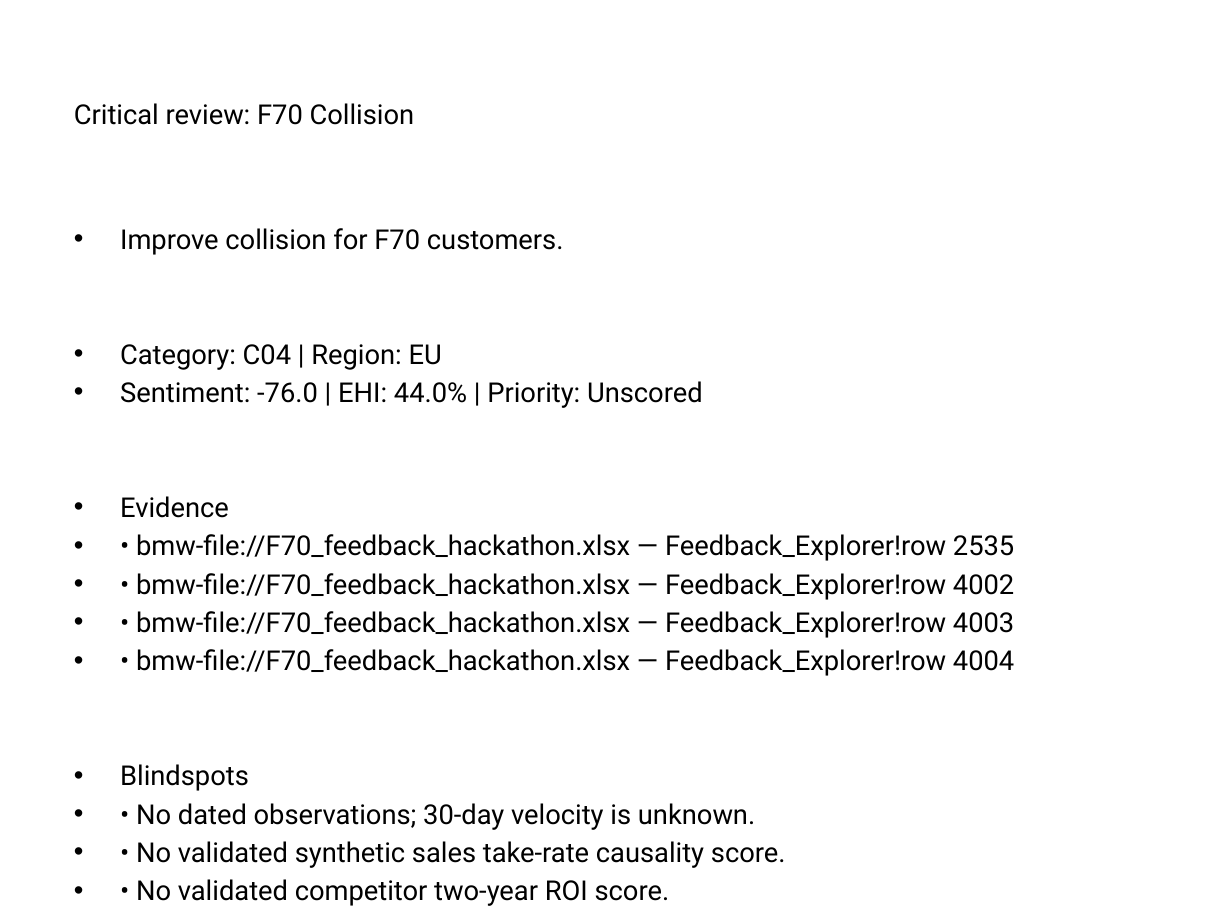
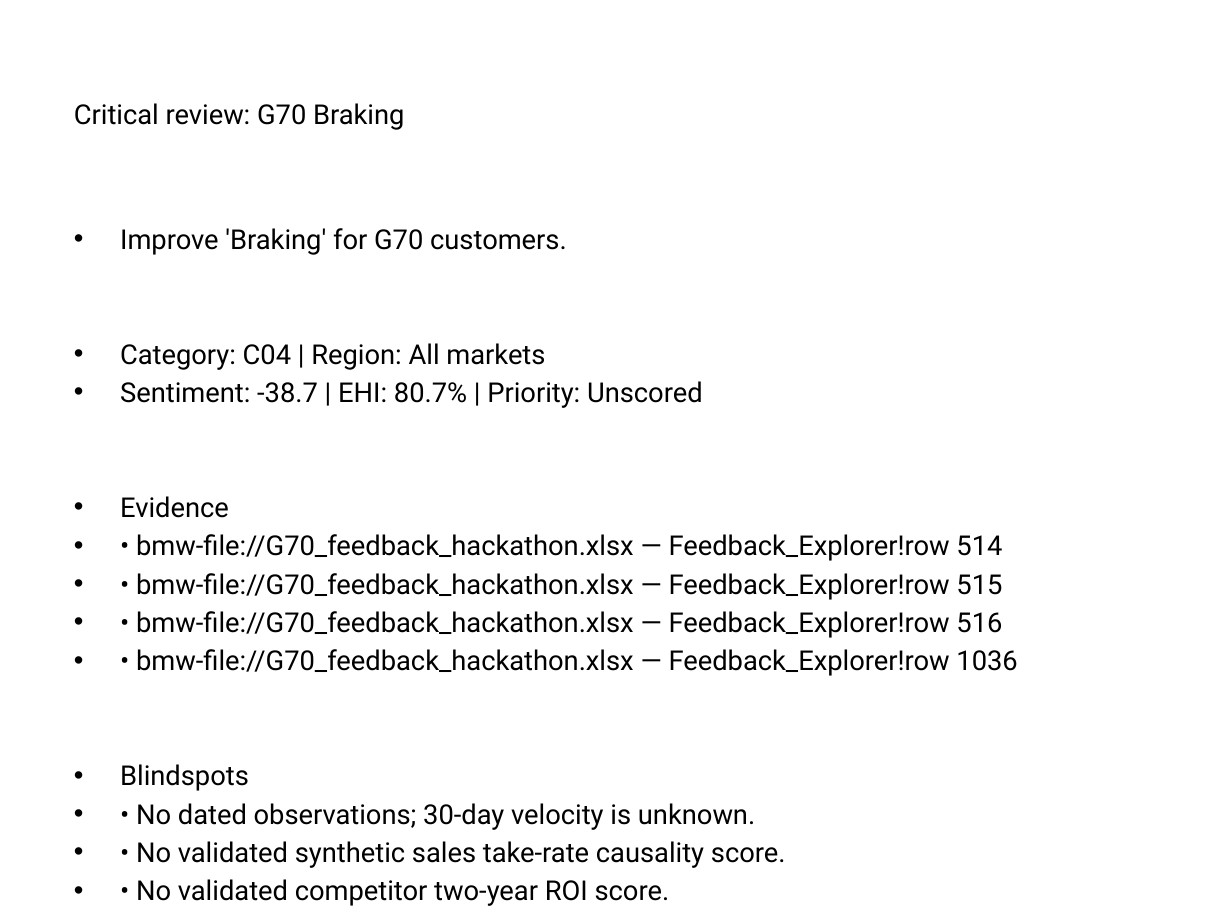
Before and after one commit to Eskender-Assefa/EHL-Hackathon, a slide deck: slide 4 of automotive_data_pipeline/output/published/BMW_board_deck.pptx. Drawn at 1232x924 pixels with LibreOffice and Linux fonts; fonts in the diff are those of the drawing. Boxes give left, top, right and bottom in pixels: in the first picture for what was removed or moved away, otherwise in the second. Text is boxed around its words. In the diff, an @@ line names an element or a change of style, - is before the commit and + after.

Commit message:
chore(output): regenerate published results with label-based classification
188 requirement candidates (11 Critical review, 177 Unscored). The audit
log is a fresh 188-event chain; the previous chain remains in history.

```diff
--- a/automotive_data_pipeline/output/published/BMW_board_deck.pptx
+++ b/automotive_data_pipeline/output/published/BMW_board_deck.pptx
@@ title at (74, 103, 404, 130): text changed @@
-Critical review: F70 Collision
+Critical review: G70 Braking
@@ text at (120, 228, 703, 408): text changed @@
-• Improve collision for F70 customers.
-• Category: C04 | Region: EU
-• Sentiment: -76.0 | EHI: 44.0% | Priority: Unscored
+• Improve 'Braking' for G70 customers.
+• Category: C04 | Region: All markets
+• Sentiment: -38.7 | EHI: 80.7% | Priority: Unscored
@@ text at (136, 534, 1017, 676): text changed @@
-• • bmw-file://F70_feedback_hackathon.xlsx — Feedback_Explorer!row 2535
-• • bmw-file://F70_feedback_hackathon.xlsx — Feedback_Explorer!row 4002
-• • bmw-file://F70_feedback_hackathon.xlsx — Feedback_Explorer!row 4003
-• • bmw-file://F70_feedback_hackathon.xlsx — Feedback_Explorer!row 4004
+• • bmw-file://G70_feedback_hackathon.xlsx — Feedback_Explorer!row 514
+• • bmw-file://G70_feedback_hackathon.xlsx — Feedback_Explorer!row 515
+• • bmw-file://G70_feedback_hackathon.xlsx — Feedback_Explorer!row 516
+• • bmw-file://G70_feedback_hackathon.xlsx — Feedback_Explorer!row 1036
```
Also in this commit, not shown: 20 other slides changed, 6 other files.
